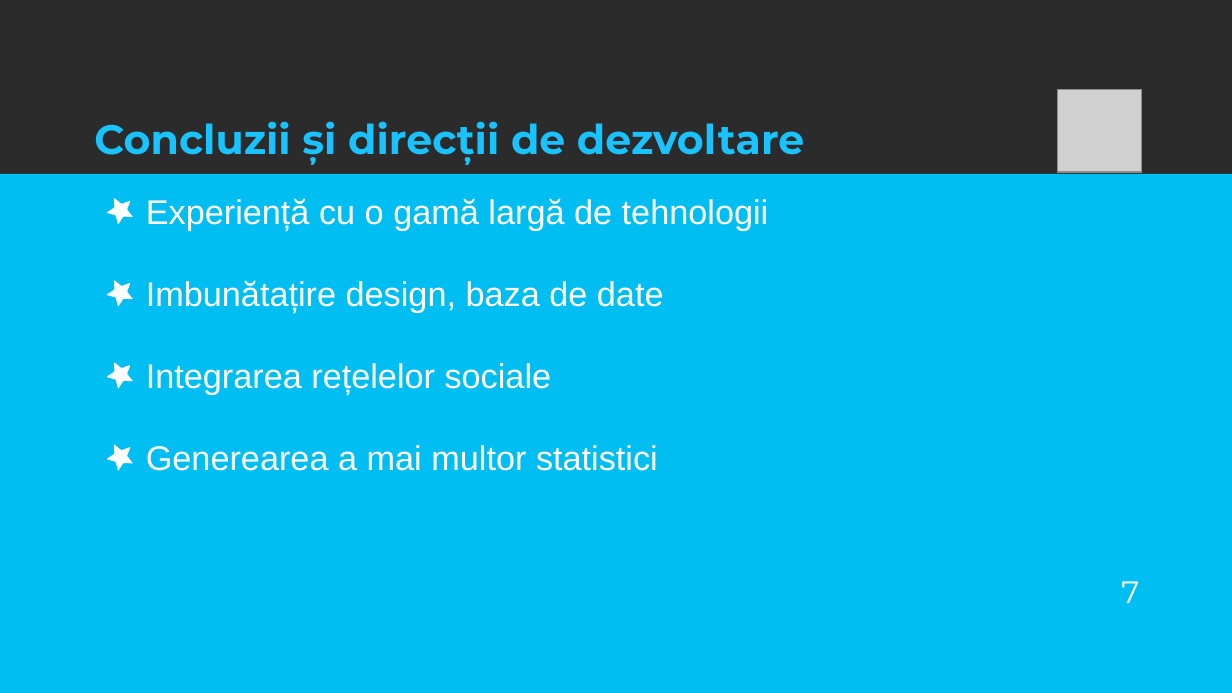
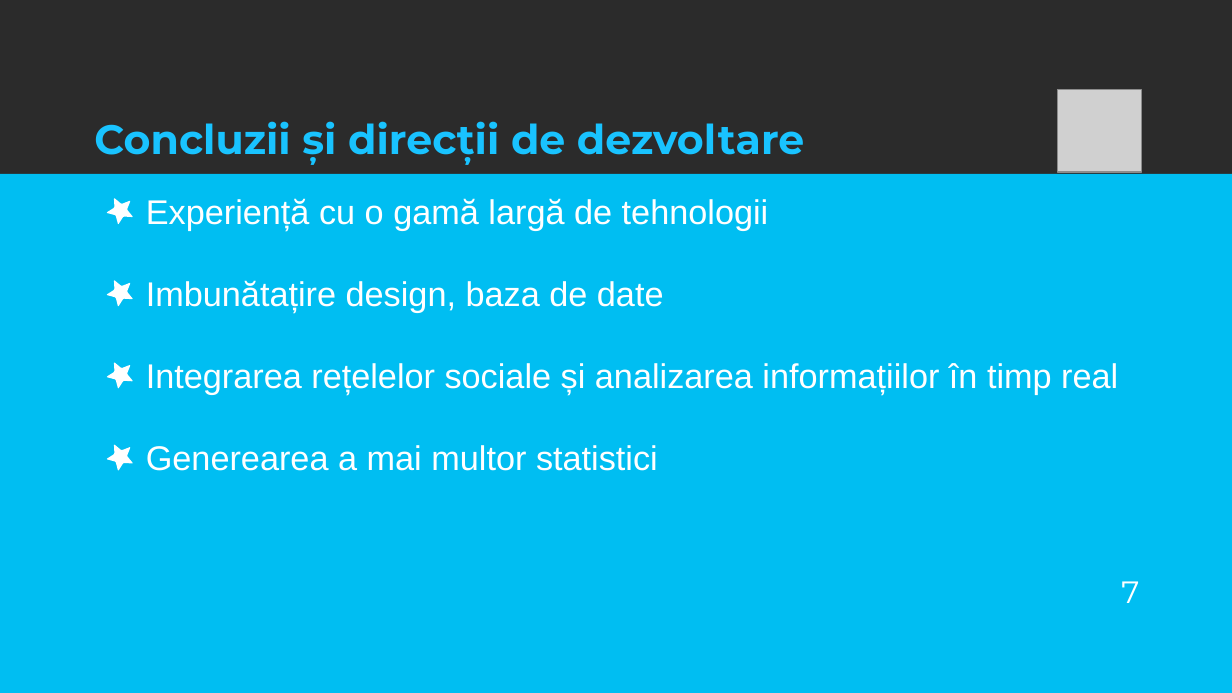
Before and after one commit to a13x95/Tracker, a slide deck: slide 7 of Licenta2018PoputoaiaAlexandruVasile/PrezentareLicentă.pptx. Drawn at 1232x693 pixels with LibreOffice and Linux fonts; fonts in the diff are those of the drawing; grey boxes stand for pictures; background and template pictures are left out; a plain dark background stands for a picture behind light text. Boxes give left, top, right and bottom in pixels: in the first picture for what was removed or moved away, otherwise in the second. Text is boxed around its words. In the diff, an @@ line names an element or a change of style, - is before the commit and + after.

```diff
--- a/Licenta2018PoputoaiaAlexandruVasile/PrezentareLicentă.pptx
+++ b/Licenta2018PoputoaiaAlexandruVasile/PrezentareLicentă.pptx
@@ text at [146,363,1118,395]: text changed @@
-Integrarea rețelelor sociale
+Integrarea rețelelor sociale și analizarea informațiilor în timp real
```
Also in this commit, not shown: 2 other slides changed, 1 other file.
